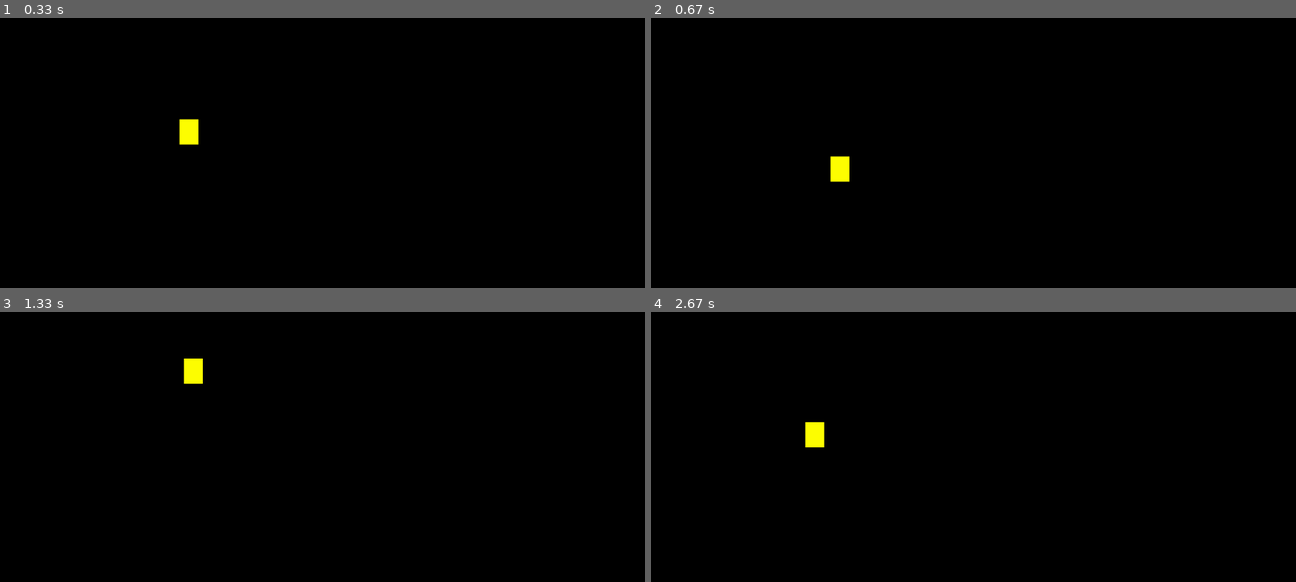
Above: before the commit, frames 1-4 (two rows, left to right).
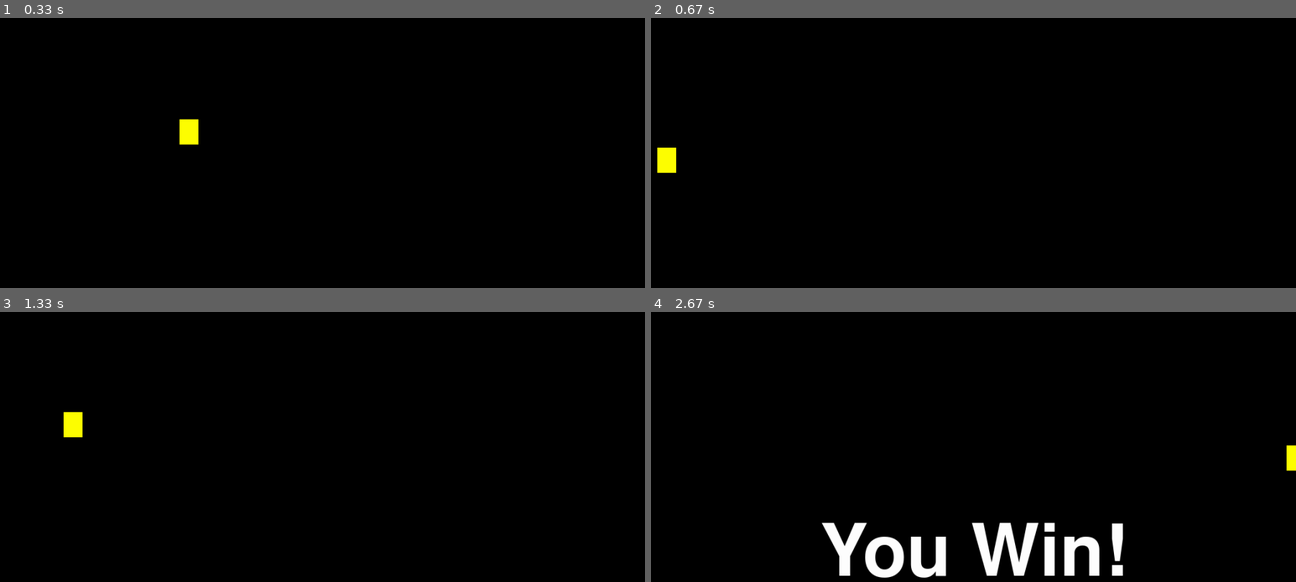
Above: after the commit, the same moments.

Repository: fischermoseley/HackMIT_StickyNoteAR
Game: pygame game, started from StickyAR/launch_game.py
Two runs of this game, one before a commit and one after it. Both use one fixed random seed, a clock stepped at 60 frames per second and the inputs below.
Inputs:
- Up to frame 1 (0.33 s): no input
- Up to frame 2 (0.67 s): tap U at 0.33 s
- Up to frame 3 (1.33 s): hold Right 0.67-1.13 s; tap Space at 0.73, 1.03, 1.23 s; tap U at 0.82 s; hold Right from 1.17 s (still down)
- Up to frame 4 (2.67 s): tap Space at 1.53, 1.73, 2.03, 2.3, 2.6 s; release Right at 1.63 s; hold Left 1.67-2.2 s; hold Left 2.23-2.63 s; tap U at 2.38 s

Frame 1 is identical in both runs. In frame 2, 0.6% of the frame differs, in the area x 0-31%, y 48-61%; in frame 3, 0.6%; in frame 4, 4.4%, in the area x 23-100%, y 40-99%.

Commit message:
Refactored main StickyJump .py files

Diff:
--- a/StickyAR/StickyJump.py
+++ b/StickyAR/StickyJump.py
@@ -1,3 +1,8 @@
+"""
+Flagship file for the StickyJump platformer game
+Proprietary content of StickyAR, 2019
+Brought to you by Luke Igel, Fischer Moseley, Tim Gutterman, and Zach Rolfness
+"""
 import pygame as pg
 import time
 import random
@@ -7,22 +12,26 @@
 from sprites import *
 from time import sleep
 
-spawn_location = []
-
+# Default data seeds a guaranteed game world in absence of CV data
 DEFAULT_CV = [(150,200,50,50,"blue"), (275,200,50,50,"orange"), (375,200,50,50,"green"), (450,200,50,50,"pink")]
+
 class StickyJump:
     def __init__(self, cv_data):
+        # Check if CV data pipeline is operational, and use default data if not
         if cv_data is None:
             self.cv_data = DEFAULT_CV
         else:
             self.cv_data = cv_data
-
+        # Add the invisible killing floor to bottom of game window
         self.cv_data.append((0, 768, 2048, 5,"pink"))
-        # initialize game window, etc
+
+        # Initialize game window
         pg.init()
         pg.mixer.init()
         self.screen = pg.display.set_mode((WIDTH, HEIGHT),flags=pg.FULLSCREEN)
         pg.display.set_caption(TITLE)
+
+        #Basic procedural game settings
         self.clock = pg.time.Clock()
         self.running = True
         self.xspawn = 0
@@ -30,156 +39,177 @@
         self.win_state = False
 
     def read_cv_data(self):
-        """Reads Fischer's beautiful data"""
+        """Reads incoming CV data from the projected visual field and adds colored platforms as game sprites"""
         print(self.cv_data)
+
         for sticky in self.cv_data:
+            # Get the sticky note's (x, y) position, width, and height, respectively
             plat = sticky[:-1]
             print("PLAT")
             print(*plat)
 
             sticky_color = sticky[-1]
+            # Different types of platforms correspond to different sticky note colors
             if sticky_color == "green":
                 p = WinSticky(*plat)
                 self.safeplatforms.add(p)
                 self.winplatform.add(p)
+
             elif sticky_color == "blue":
                 p = WalkSticky(*plat)
                 self.safeplatforms.add(p)
+
+            # Orange sticky is the spawn platform; only expect one of these
             elif sticky_color == "orange":
                 p = SpawnSticky(*plat)
                 self.safeplatforms.add(p)
                 self.spawnplatform.add(p)
-#                print("Spawnplatform:" + SpawnSticky(*plat).rect.x)
-                spawn_location.append(SpawnSticky(*plat).rect.x)
-                spawn_location.append(SpawnSticky(*plat).rect.y)
+                # Add spawn coords to overall StickyJump game settings
+                self.xspawn = p.rect.x
+                self.yspawn = p.rect.y
+
             elif sticky_color == "pink":
-                #If it's a death sticky, it belongs to a group reserved for death stickies.
+                # If it's a death sticky, it belongs to a group of platforms reserved for death stickies
                 p = DieSticky(*plat)
                 self.deathplatforms.add(p)
 
             self.all_sprites.add(p)
 
+    def spawnplayer(self):
+        """Spawn in Player at spawn sticky"""
+        self.player = Player(self, self.xspawn, self.yspawn)
+        self.all_sprites.add(self.player)
+
+        # Player begins stationary in x direction
+        self.player.vel = vec(0, 0)
+        self.player.acc = vec(0, 0)
+
+    def win_condition(self):
+        #Displays win screen and then starts new game
+        self.message_display('You Win!')
+        time.sleep(1.25)
+        self.new()
+
     def new(self, resticky=False):
         """Start a new game"""
-        #Define groups and subgroups of platforms
         if resticky:
             print("attempting to resticky")
             self.cv_data = updateSticky()
             print(self.cv_data)
+
+        # Define groups and subgroups of platforms
         self.all_sprites = pg.sprite.Group()
         self.safeplatforms = pg.sprite.Group()
         self.spawnplatform = pg.sprite.GroupSingle()
         self.winplatform = pg.sprite.GroupSingle()
         self.deathplatforms = pg.sprite.Group()
+
+        #Fill out groups of platforms using CV data
+        self.read_cv_data()
+
+        #Spawn player and enter master game loop
+        self.spawnplayer()
         self.win_state = False
-        self.read_cv_data()
-        self.spawnplayer()
         self.run()
 
     def run(self):
-        """Game Loop"""
-
-        won = False
+        """Master Game Loop"""
         self.playing = True
         while self.playing:
             self.clock.tick(FPS)
-            won = self.update()
-            if won: #Checks for win condition
-                self.events(True)
+            # Update player's position and handle collisions with platforms
+            self.update()
+            # Checks for keystrokes that alter player or game state
             self.events()
+            # Redraws game in window accordingly
             self.draw()
+
         if not self.playing:
             pg.QUIT()
 
-    def win_condition(self):
-        self.message_display('You Win!')
-        time.sleep(1.25)
-        self.new()
-
     def update(self):
         """Game Loop - Update"""
+        # Updates Player sprite directly, allowing for movement along x-axis and falling along y-axis
         self.all_sprites.update()
-        # check if player hits a platform - only if falling
+
         if self.win_state:
-            self.message_display('You Win!')
             self.win_condition()
+
+        # Handles when player falls and collides with different types of platforms
         if self.player.vel.y > 0:
+
+            # Falling collision with safe (orange, blue, green) platform
             hits = pg.sprite.spritecollide(self.player, self.safeplatforms, False)
             if hits:
+                # Kill player's velocity at point of collision
                 self.player.pos.y = hits[0].rect.top
                 self.player.vel.y = 0
-            if pg.sprite.spritecollide(self.player, self.winplatform, False):
+
+            # Handles win sequence if player falls onto win (green) platform
+            wins = pg.sprite.spritecollide(self.player, self.winplatform, False)
+            if wins:
                 self.win_state = True
+
+            # If collision with death (pink) platform, kill player and then respawn
             dead = pg.sprite.spritecollide(self.player, self.deathplatforms, False) #Checks for collision with death platform
             if dead:
                 self.player.kill()
                 self.player.remove()
                 sleep(0.5)
                 self.spawnplayer()
-        return False
-
-    def spawnplayer(self):
-        """Spawn in Player at spawn sticky"""
-        self.player = Player(self, spawn_location[0], spawn_location[1])
-        self.all_sprites.add(self.player)
-        self.player.vel = vec(0, 0)
-        self.player.acc = vec(0, 0)
-
-    def resticky(self):
-        print("restickying!")
-        self.new(True)
-
-        #extraneous for now
-        delay = 250 # 500ms = 0.5s
-
-        current_time = pg.time.get_ticks()
-        change_time = current_time + delay
-        show = True
-
-
-    def events(self, won=False):
-        """Game Loop - events"""
+
+    def events(self):
+        """Game Loop - Keystroke Events"""
         for event in pg.event.get():
-            # check for closing window
-            if won:
-                print("won!")
-                while not pg.K_BACKSPACE:
-                    pass
-
-                self.new()
-#            if event.type == pg.QUIT:
-#                if self.playing:
-#                    self.playing = False
-#                self.running = False
             if event.type == pg.KEYDOWN:
+
+                # Escape key exits game
                 if event.key == pg.K_ESCAPE:
                     if self.playing:
                         self.playing = False
                     self.running = False
+
+                # Spacebar mapped to jump
                 if event.key == pg.K_SPACE:
                     self.player.jump()
+
+                # 'U' key means resticky and start new game
                 if event.key == pg.K_u:
                     self.resticky()
 
+    def draw(self):
+        """Game Loop - Draw"""
+        self.screen.fill(BLACK)
+        self.all_sprites.draw(self.screen)
+        # *after* drawing everything, flip the display
+        pg.display.flip()
+
+    def resticky(self):
+            """ **WORK IN PROGRESS**
+                 Handles changes to sticky note layout and builds new game accordingly
+            """
+            print("restickying!")
+            self.new(True)
+
+            # Extraneous for now
+            delay = 250 # 500ms = 0.5s
+
+            current_time = pg.time.get_ticks()
+            change_time = current_time + delay
+            show = True
 
     def text_objects(self, text, font):
+        """Helper function for message_display"""
         textSurface = font.render(text, True, WHITE)
         return textSurface, textSurface.get_rect()
 
     def message_display(self, text):
+        """Displays message in center of game window"""
         largeText = pg.font.Font('freesansbold.ttf',115)
         TextSurf, TextRect = self.text_objects(text, largeText)
         TextRect.center = ((WIDTH/2),(HEIGHT/2))
         self.screen.blit(TextSurf, TextRect)
         pg.display.update()
-        self.events(True)
-
-    def draw(self):
-        """Game Loop - draw"""
-        self.screen.fill(BLACK)
-        self.all_sprites.draw(self.screen)
-        # *after* drawing everything, flip the display
-        pg.display.flip()
 
     def show_start_screen(self):
         """game splash/start screen"""
--- a/StickyAR/play.py
+++ b/StickyAR/play.py
@@ -31,7 +31,7 @@
         print("Stickies Updated")
 
     def do_q(self, inp):
-        '''quit'''
+        """Quit Game"""
         return True
 
 MyPrompt().cmdloop()
--- a/StickyAR/settings.py
+++ b/StickyAR/settings.py
@@ -1,4 +1,8 @@
-# game options/settings
+"""
+Game options/settings for StickyJump platformer game
+Proprietary content of StickyAR, 2019
+Brought to you by Luke Igel, Fischer Moseley, Tim Gutterman, and Zach Rolfness
+"""
 TITLE = "StickyJUMP"
 WIDTH = 1024
 HEIGHT = 768
@@ -6,10 +10,10 @@
 
 # Player properties
 PLAYER_ACC = 0.5
-PLAYER_FRICTION = -0.12
+PLAYER_FRICTION = -0.12 #PLAYER_FRICTION >= 0 will lead to infinite sliding
 PLAYER_GRAV = 0.8
 
-# define colors
+# Define colors
 WHITE = (255, 255, 255)
 BLACK = (0, 0, 0)
 RED = (255, 0, 0)
--- a/StickyAR/sprites.py
+++ b/StickyAR/sprites.py
@@ -1,4 +1,8 @@
-# Sprite classes for platform game
+"""
+Sprite classes for StickyJump platformer game
+Proprietary content of StickyAR, 2019
+Brought to you by Luke Igel, Fischer Moseley, Tim Gutterman, and Zach Rolfness
+"""
 import pygame as pg
 from settings import *
 vec = pg.math.Vector2
@@ -11,13 +15,15 @@
         self.image.fill(YELLOW)
         self.rect = self.image.get_rect()
 
+        # Place player sprite above the spawn platform with initial velocity (0, 0)
         self.rect.center = (spawnx + 25, spawny - 100)
         self.pos = vec(spawnx + 25, spawny - 100)
         self.vel = vec(0, 0)
         self.acc = vec(0, 0)
 
     def jump(self):
-        # jump only if standing on a platform
+        """Jump method called by 'Events' phase of master game loop when spacebar pressed"""
+        # Jump only if standing on a platform
         self.rect.x += 1
         hits = pg.sprite.spritecollide(self, self.game.safeplatforms, False)
         self.rect.x -= 1
@@ -25,6 +31,7 @@
             self.vel.y = -20
 
     def update(self):
+        """Handles player movement in x- and y-directions"""
         self.acc = vec(0, PLAYER_GRAV)
         keys = pg.key.get_pressed()
         if keys[pg.K_LEFT]:
@@ -32,12 +39,14 @@
         if keys[pg.K_RIGHT]:
             self.acc.x = PLAYER_ACC
 
-        # apply friction
+        # Apply friction
         self.acc.x += self.vel.x * PLAYER_FRICTION
-        # equations of motion
+
+        # Equations of motion
         self.vel += self.acc
         self.pos += self.vel + 0.5 * self.acc
-        # wrap around the sides of the screen
+
+        # Wrap around the sides of the screen
         if self.pos.x > WIDTH:
             self.pos.x = 0
         if self.pos.x < 0:
@@ -46,14 +55,16 @@
         self.rect.midbottom = self.pos
 
 class Platform(pg.sprite.Sprite):
+    """Superclass for all game platform sprites"""
     def __init__(self, x, y, w, h):
         pg.sprite.Sprite.__init__(self)
         self.image = pg.Surface((w, h))
-        self.image.fill(GREEN)
+        self.image.fill(BLUE)
         self.rect = self.image.get_rect()
         self.rect.x = x
         self.rect.y = y
 
+"""Different flavors of sticky note platforms"""
 class WalkSticky(Platform):
     def __init__(self, x, y, w, h):
         Platform.__init__(self, x, y, w, h)
--- a/StickyAR/stickys.py
+++ b/StickyAR/stickys.py
@@ -61,7 +61,7 @@
 	xSorted = pts[np.argsort(pts[:, 0]), :]
 
 	# grab the left-most and right-most points from the sorted
-	# x-roodinate points
+	# x-coordinate points
 	leftMost = xSorted[:2, :]
 	rightMost = xSorted[2:, :]
 
Empty file removed: StickyAR/Game.py
